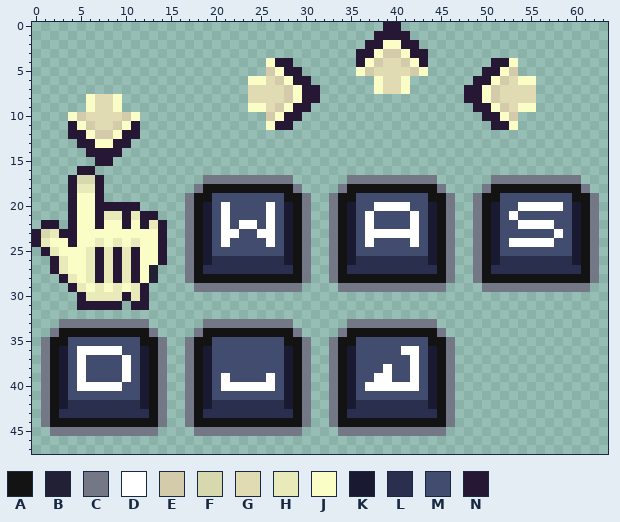
Pixel-art sprite -- src/assets/tiles/ui.png. The picture above was drawn from the file before the commit.
The file is 64x48 pixels.
Palette (. is transparent): A #131313  B #222034  C #747886  D #ffffff  E #d3cbaa  F #d7d8ae  G #e0dbb2  H #e8eaba  J #fbfdc7  K #1a1932  L #2a2f4e  M #424c6e  N #261834
Pixels before (only the part around the change), first column x 0:
 4 .........................
 5 .........................
 6 ........................J
 7 ........................G
 8 ......JGGJ..............G
 9 ......JGGJ..............J
10 ....JEGGGGEJ.............
11 ....NJEGGEJN.............
12 ....NNJEEJNN.............
13 .....NNJJNN..............
14 ......NNNN...............
15 .......NN................
16 .....NN..................
17 ....NFFN...........CCCCCC
18 ....NHHN..........CAAAAAA
19 ....NJJN.........CAAMMMMM
20 ....NJJNNNNN.....CAKMDMMM
21 ....NJJNHHNHNN...CAKMDMMM
22 .NN.NJJNJJNJNHN..CAKMDMDD
23 NFHNNJJJJJJJJJN..CAKMDDMM
24 NHJJNJJHJHJHJJN..CAKMDMMM
25 .NHJJJHNHNHNJJN..CAKMMMMM
26 ..NHJJHNHNHNJJN..CAKLLLLL
27 ..NHJJHNHNHNJB...CALLLLLL
28 ...NHJHNHNHNJB...CAAAAAAA
29 ....NHJHJHJHN.....CCCCCCC
30 .....NHHHHNHN............
31 .....NNNNN.NN............
32 .........................
33 ...CCCCCCCCCC......CCCCCC
34 ..CAAAAAAAAAAC....CAAAAAA
35 .CAAMMMMMMMMAAC..CAAMMMMM
36 .CAKMDDDDDMMKAC..CAKMMMMM
The same view after the edit:
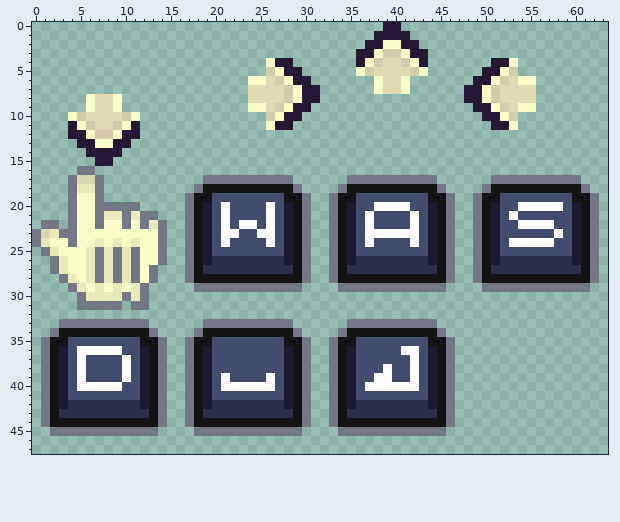
The edit:
y 16: x 5..6 NN -> CC
y 17..19: x 4 N -> C; x 7 N -> C
y 20: x 4 N -> C; x 7..11 NNNNN -> CCCCC
y 21: x 4 N -> C; x 7 N -> C; x 10 N -> C; x 12..13 NN -> CC
y 22: x 1..2 NN -> CC; x 4 N -> C; x 7 N -> C; x 10 N -> C; x 12 N -> C; x 14 N -> C
y 23: x 0 N -> C; x 3..4 NN -> CC; x 14 N -> C
y 24: x 0 N -> C; x 4 N -> C; x 14 N -> C
y 25: x 1 N -> C; x 7 N -> C; x 9 N -> C; x 11 N -> C; x 14 N -> C
y 26: x 2 N -> C; x 7 N -> C; x 9 N -> C; x 11 N -> C; x 14 N -> C
y 27: x 2 N -> C; x 7 N -> C; x 9 N -> C; x 11 N -> C; x 13 B -> C
y 28: x 3 N -> C; x 7 N -> C; x 9 N -> C; x 11 N -> C; x 13 B -> C
y 29: x 4 N -> C; x 12 N -> C
y 30: x 5 N -> C; x 10 N -> C; x 12 N -> C
y 31: x 5..9 NNNNN -> CCCCC; x 11..12 NN -> CC
Where, in picture pixels (left, top, right, bottom), the same in both pictures:
changed: (32, 166, 167, 310)
